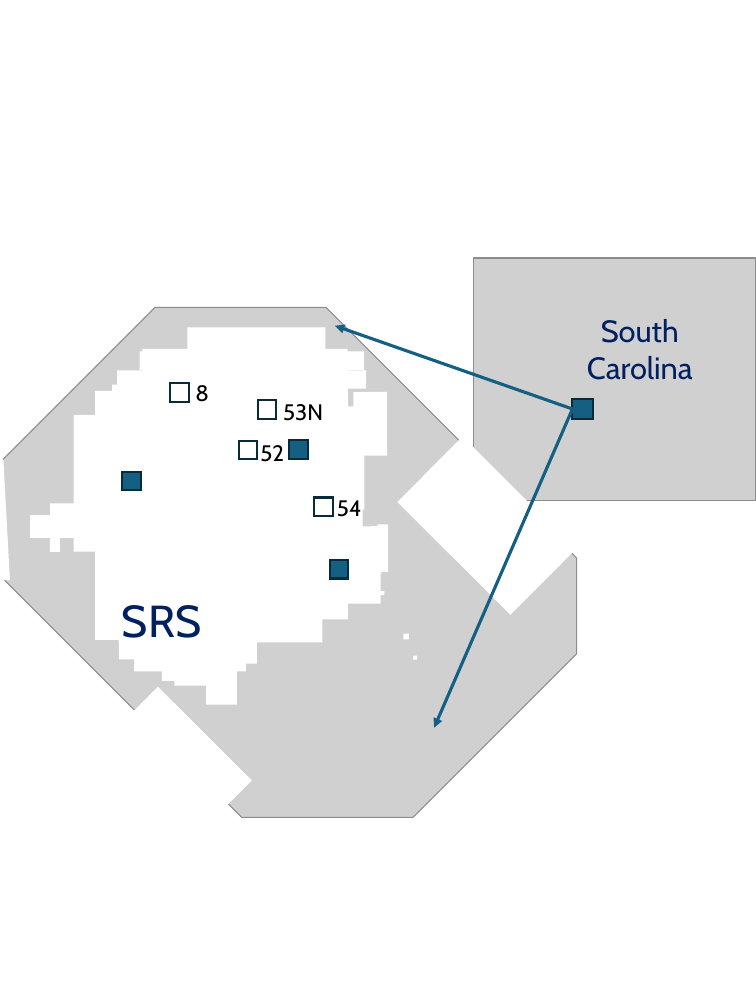
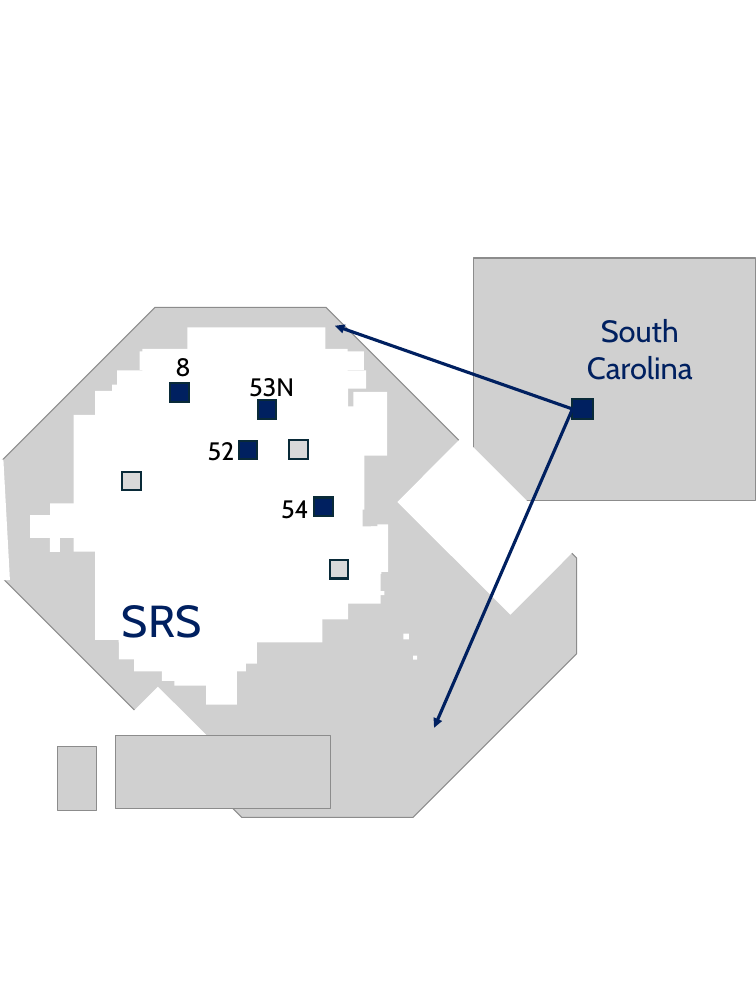
Before and after one commit to BrunaLab/corridor_beetles, a slide deck: slide 1 of corridor_docs/eric_ms_thesis/images/figures.pptx. Drawn at 756x1008 pixels with LibreOffice and Linux fonts; fonts in the diff are those of the drawing; grey boxes stand for pictures. Boxes give left, top, right and bottom in pixels: in the first picture for what was removed or moved away, otherwise in the second. Text is boxed around its words. In the diff, an @@ line names an element or a change of style, - is before the commit and + after.

```diff
--- a/corridor_docs/eric_ms_thesis/images/figures.pptx
+++ b/corridor_docs/eric_ms_thesis/images/figures.pptx
@@ arrow (573, 409) - (335, 326): stroke #156082 2.25 pt to #002060 2.25 pt @@
@@ text "8": place and size @@
-text "8" at [195, 385, 209, 402]
+text "8" at [175, 358, 190, 377]
@@ text "53N": place and size @@
-text "53N" at [283, 404, 323, 421]
+text "53N" at [249, 378, 294, 403]
@@ arrow (573, 409) - (434, 728): stroke #156082 2.25 pt to #002060 2.25 pt @@
@@ rectangle at [573, 399, 593, 419]: fill #156082 to #002060 @@
@@ text "52": place and size @@
-text "52" at [260, 445, 284, 462]
+text "52" at [208, 442, 235, 461]
@@ size 16 to 18 pt in 4 elements at [175, 358, 190, 377], [249, 378, 294, 403], [208, 442, 235, 461], [281, 500, 309, 519] @@
@@ text "54": place and size @@
-text "54" at [337, 500, 362, 517]
+text "54" at [281, 500, 309, 519]
@@ fill none to #002060 in 4 elements at [170, 383, 190, 402], [258, 400, 277, 419], [239, 440, 258, 460], [314, 498, 334, 517] @@
@@ fill #156082 to #D9D9D9 in 3 elements at [122, 472, 141, 491], [289, 440, 308, 460], [330, 559, 349, 579] @@
@@ picture added at [57, 746, 97, 809] @@
@@ picture added at [115, 736, 330, 808] @@
```
Also in this commit, not shown: 4 other files.
